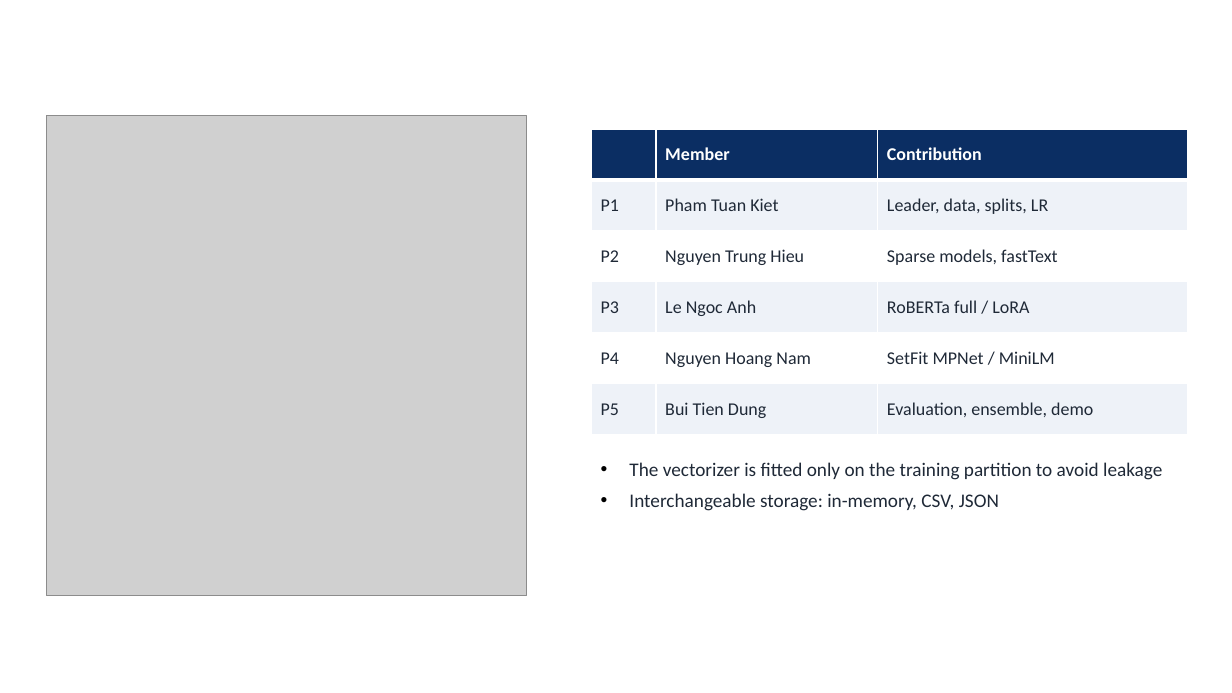
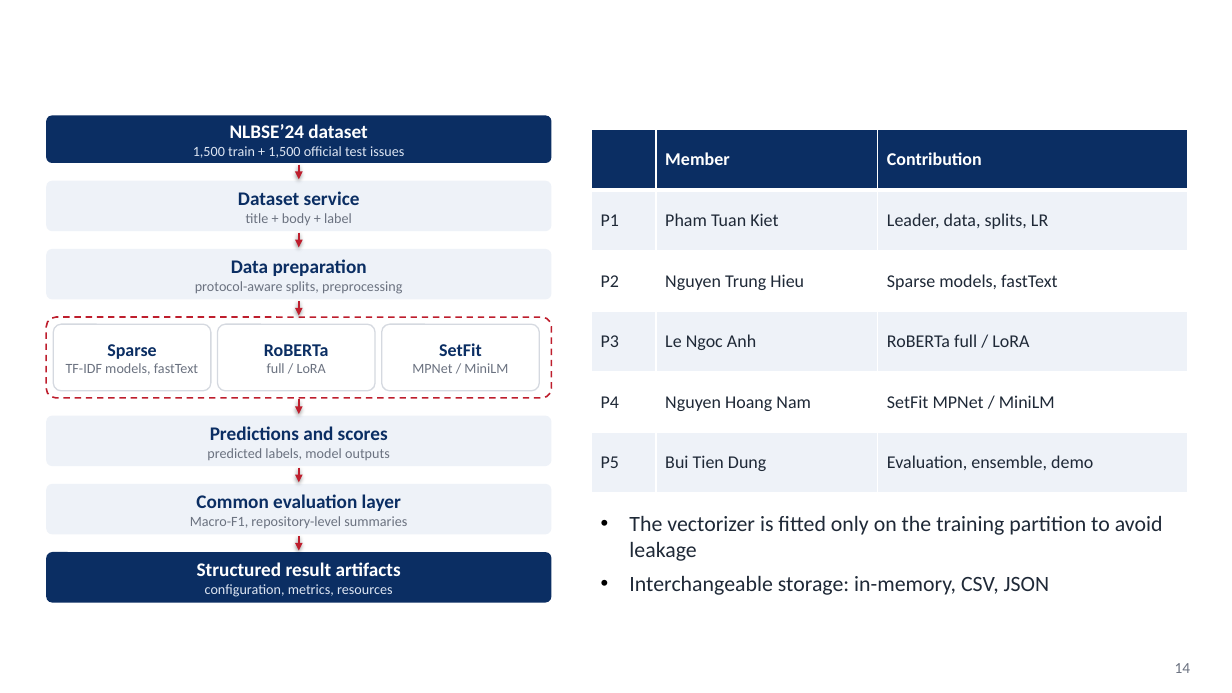
Before and after one commit to kiet21042003/nlbse24-issue-classification, a slide deck: slide 14 of presentation/Seminar_2_Slides.pptx. Drawn at 1232x693 pixels with LibreOffice and Linux fonts; fonts in the diff are those of the drawing; grey boxes stand for pictures; background and template pictures are left out. Boxes give left, top, right and bottom in pixels: in the first picture for what was removed or moved away, otherwise in the second. Text is boxed around its words. In the diff, an @@ line names an element or a change of style, - is before the commit and + after.

```diff
--- a/presentation/Seminar_2_Slides.pptx
+++ b/presentation/Seminar_2_Slides.pptx
@@ picture removed at [46, 116, 527, 596] @@
@@ rounded rectangle added at [46, 116, 552, 163], fill #0B2E63, 11 pt, text #DDE5F2 @@
+NLBSE’24 dataset
+1,500 train + 1,500 official test issues
@@ table: place and size @@
-table at [592, 129, 1188, 433]
+table at [592, 129, 1188, 494]
@@ arrow added from (299, 165) to (299, 179), #BE1E2D 2 pt @@
@@ rounded rectangle added at [46, 181, 552, 232], fill #EEF2F8, 11 pt, text #6B7280 @@
+Dataset service
+title + body + label
@@ arrow added from (299, 233) to (299, 248), #BE1E2D 2 pt @@
@@ rounded rectangle added at [46, 249, 552, 299], fill #EEF2F8, 11 pt, text #6B7280 @@
+Data preparation
+protocol-aware splits, preprocessing
@@ rounded rectangle added at [46, 317, 552, 397], outline #BE1E2D 1.25 pt dashed @@
@@ rounded rectangle added at [54, 324, 212, 391], fill #FFFFFF, outline #D5D9E0 1 pt, 11 pt, text #6B7280 @@
+Sparse
+TF-IDF models, fastText
@@ rounded rectangle added at [217, 324, 375, 391], fill #FFFFFF, outline #D5D9E0 1 pt, 11 pt, text #6B7280 @@
+RoBERTa
+full / LoRA
@@ arrow added from (299, 301) to (299, 316), #BE1E2D 2 pt @@
@@ rounded rectangle added at [382, 324, 540, 391], fill #FFFFFF, outline #D5D9E0 1 pt, 11 pt, text #6B7280 @@
+SetFit
+MPNet / MiniLM
@@ rounded rectangle added at [46, 416, 552, 467], fill #EEF2F8, 11 pt, text #6B7280 @@
+Predictions and scores
+predicted labels, model outputs
@@ arrow added from (299, 399) to (299, 414), #BE1E2D 2 pt @@
@@ arrow added from (299, 468) to (299, 482), #BE1E2D 2 pt @@
@@ rounded rectangle added at [46, 484, 552, 535], fill #EEF2F8, 11 pt, text #6B7280 @@
+Common evaluation layer
+Macro-F1, repository-level summaries
@@ text "The vectorizer is fitted only ...": place and size @@
-text "The vectorizer is fitted only ..." at [629, 462, 1162, 511]
+text "The vectorizer is fitted only ..." at [629, 516, 1163, 595]
@@ text "The vectorizer is fitted only ..." at [629, 516, 1163, 595]: size 15 to 17 pt @@
@@ arrow added from (299, 536) to (299, 551), #BE1E2D 2 pt @@
@@ rounded rectangle added at [46, 552, 552, 603], fill #0B2E63, 11 pt, text #DDE5F2 @@
+Structured result artifacts
+configuration, metrics, resources
@@ page number added at [1175, 663, 1191, 673], 12 pt, text #6B7280 @@
+14
```
Also in this commit, not shown: 12 other slides changed.
